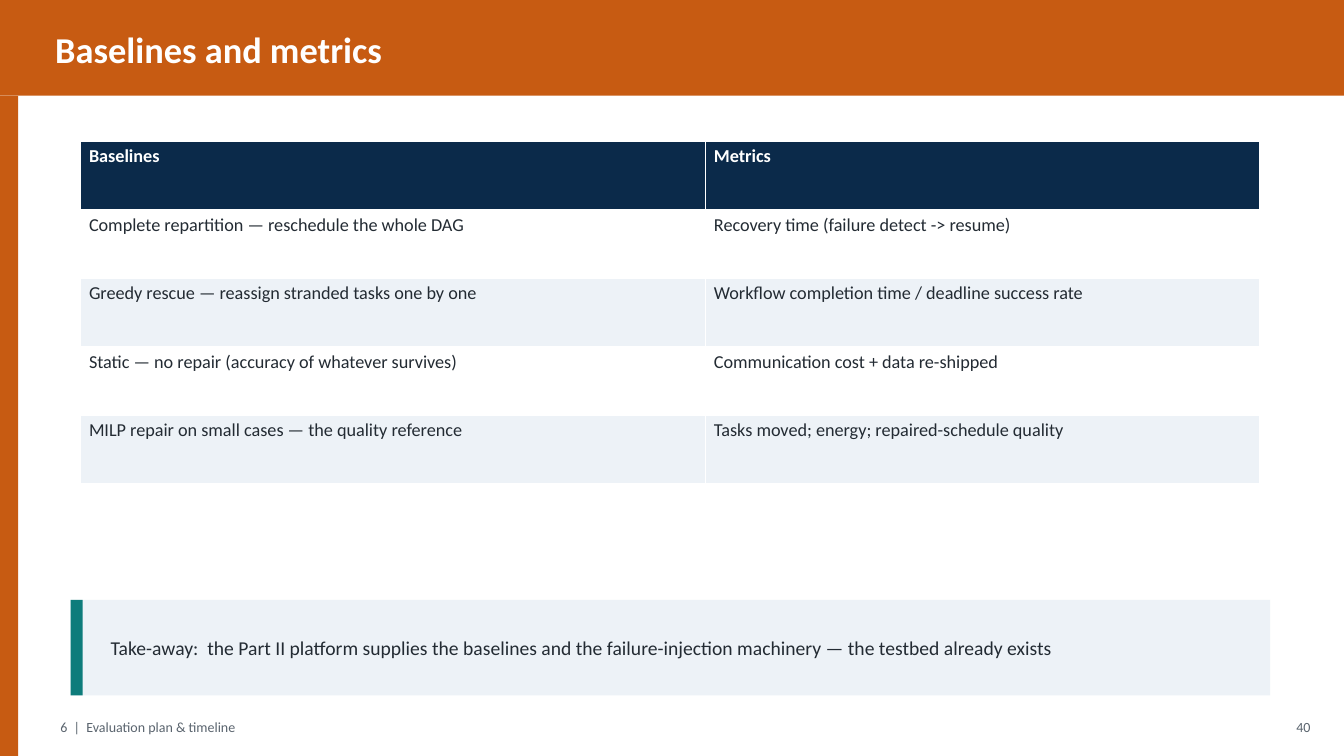
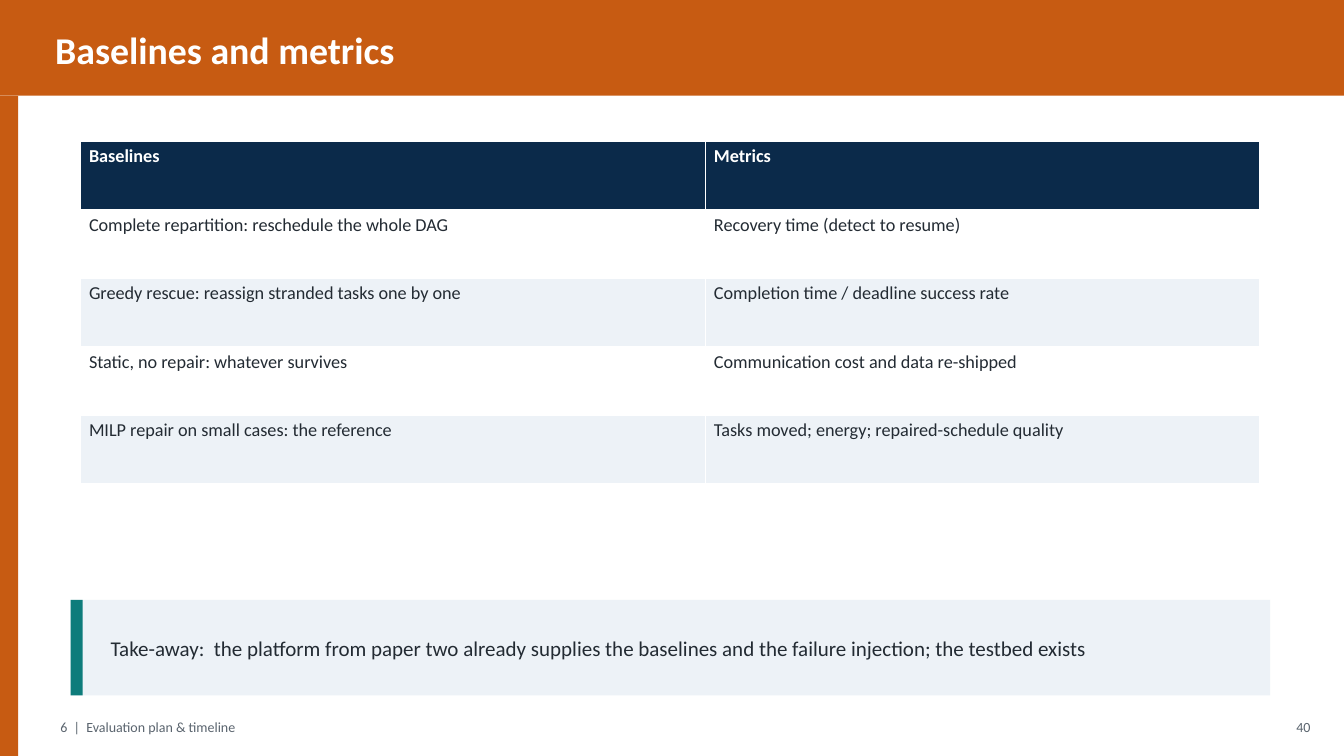
Before and after one commit to gayanigupta/data-aware-scheduling, a slide deck: slide 41 of slides/data-aware-scheduling.pptx. Drawn at 1344x756 pixels with LibreOffice and Linux fonts; fonts in the diff are those of the drawing. Boxes give left, top, right and bottom in pixels: in the first picture for what was removed or moved away, otherwise in the second. Text is boxed around its words. In the diff, an @@ line names an element or a change of style, - is before the commit and + after.

Commit message:
Humanize slide text, enlarge fonts, list both advisors

```diff
--- a/slides/data-aware-scheduling.pptx
+++ b/slides/data-aware-scheduling.pptx
@@ text "Baselines and metrics" at <box>55,37,394,65</box>: size 26 to 27 pt @@
@@ table at <box>81,141,1260,484</box> @@
-row 2, column 1: Complete repartition — reschedule the whole DAG
+row 2, column 1: Complete repartition: reschedule the whole DAG
-row 2, column 2: Recovery time (failure detect -> resume)
+row 2, column 2: Recovery time (detect to resume)
-row 3, column 1: Greedy rescue — reassign stranded tasks one by one
+row 3, column 1: Greedy rescue: reassign stranded tasks one by one
-row 3, column 2: Workflow completion time / deadline success rate
+row 3, column 2: Completion time / deadline success rate
-row 4, column 1: Static — no repair (accuracy of whatever survives)
+row 4, column 1: Static, no repair: whatever survives
-row 4, column 2: Communication cost + data re-shipped
+row 4, column 2: Communication cost and data re-shipped
-row 5, column 1: MILP repair on small cases — the quality reference
+row 5, column 1: MILP repair on small cases: the reference
@@ text at <box>111,641,1085,660</box>: text changed; size 14 to 15 pt @@
-Take-away: the Part II platform supplies the baselines and the failure-injection machinery — the testbed already exists
+Take-away: the platform from paper two already supplies the baselines and the failure injection; the testbed exists
```
Also in this commit, not shown: 44 other slides changed, 1 other file.
